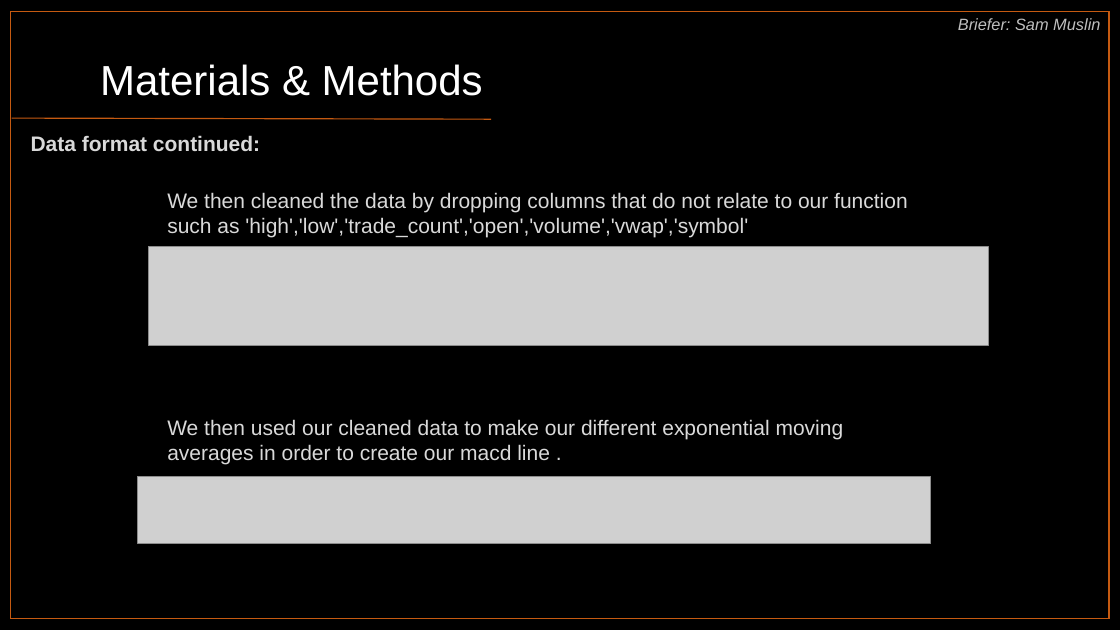
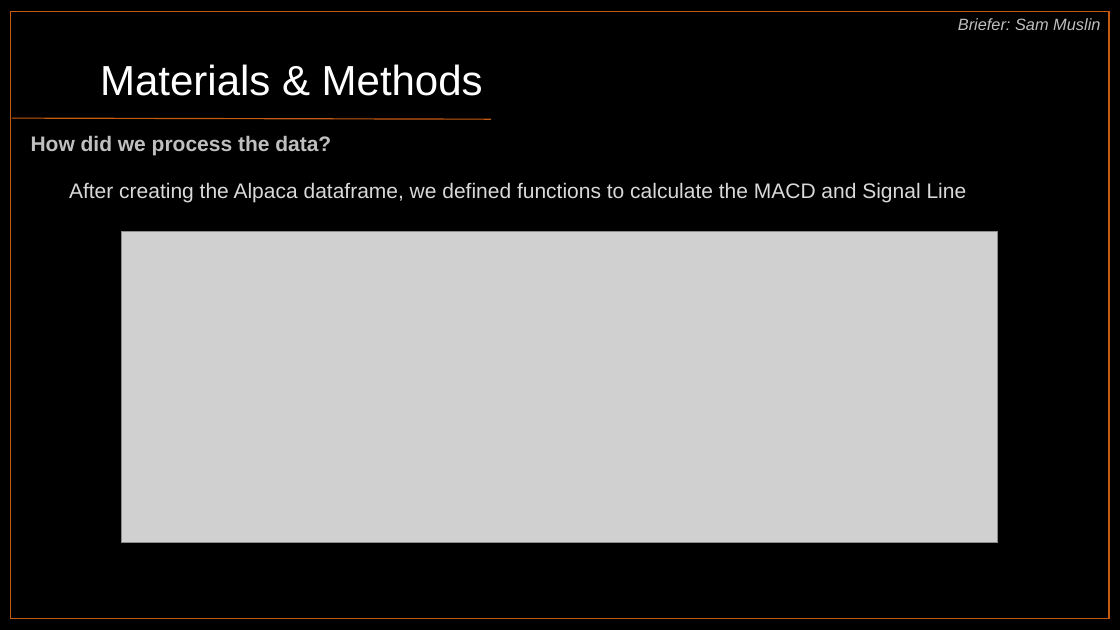
Before and after one commit to harithmd1/project1_group2, a slide deck: slide 8 of MACD_Indicators_Group_2.pptx (slide 7 before the commit). Drawn at 1120x630 pixels with LibreOffice and Linux fonts; fonts in the diff are those of the drawing; grey boxes stand for pictures. Boxes give left, top, right and bottom in pixels: in the first picture for what was removed or moved away, otherwise in the second. Text is boxed around its words. In the diff, an @@ line names an element or a change of style, - is before the commit and + after.

```diff
--- a/MACD_Indicators_Group_2.pptx
+++ b/MACD_Indicators_Group_2.pptx
@@ text at bbox=[31, 135, 331, 155]: text changed; text colour #D9D9D9 to #BFBFBF @@
-Data format continued:
+How did we process the data?
@@ text at bbox=[69, 182, 967, 202]: text changed @@
-We then cleaned the data by dropping columns that do not relate to our function such as 'high','low','trade_count','open','volume','vwap','symbol'
+After creating the Alpaca dataframe, we defined functions to calculate the MACD and Signal Line
@@ picture added at bbox=[122, 232, 998, 543] @@
@@ picture removed at bbox=[149, 247, 989, 345] @@
@@ text removed at bbox=[167, 419, 844, 465] @@
-We then used our cleaned data to make our different exponential moving averages in order to create our macd line .
@@ picture removed at bbox=[138, 476, 931, 544] @@
```
Also in this commit, not shown: 12 other slides changed, 3 slides added, 1 slide removed.
